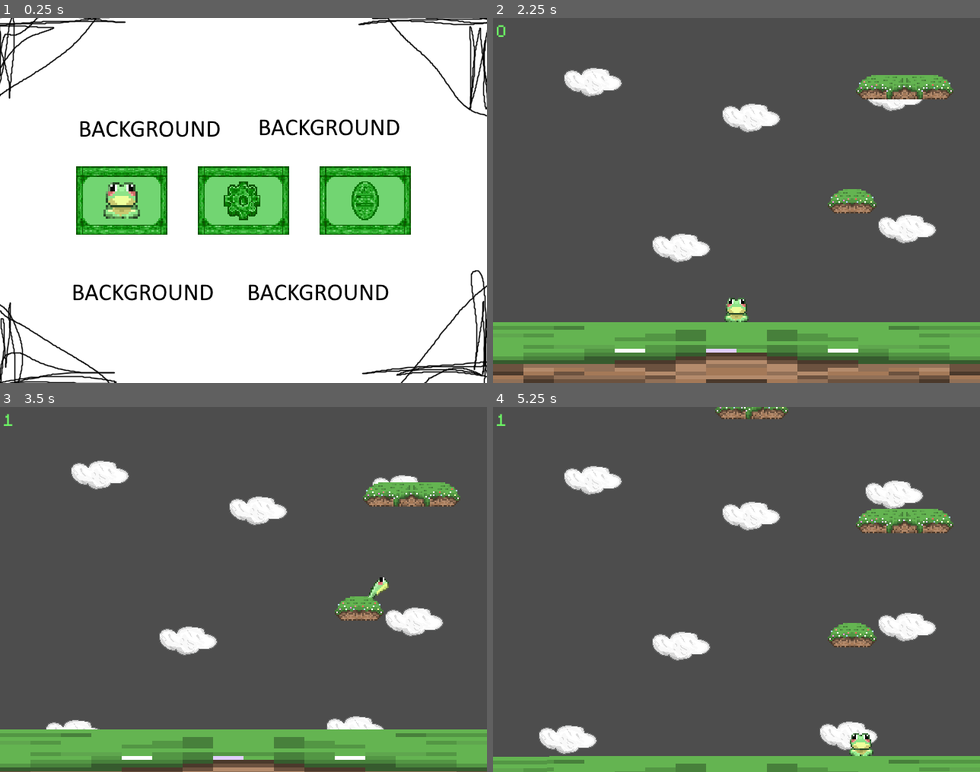
Above: before the commit, frames 1-4 (two rows, left to right).
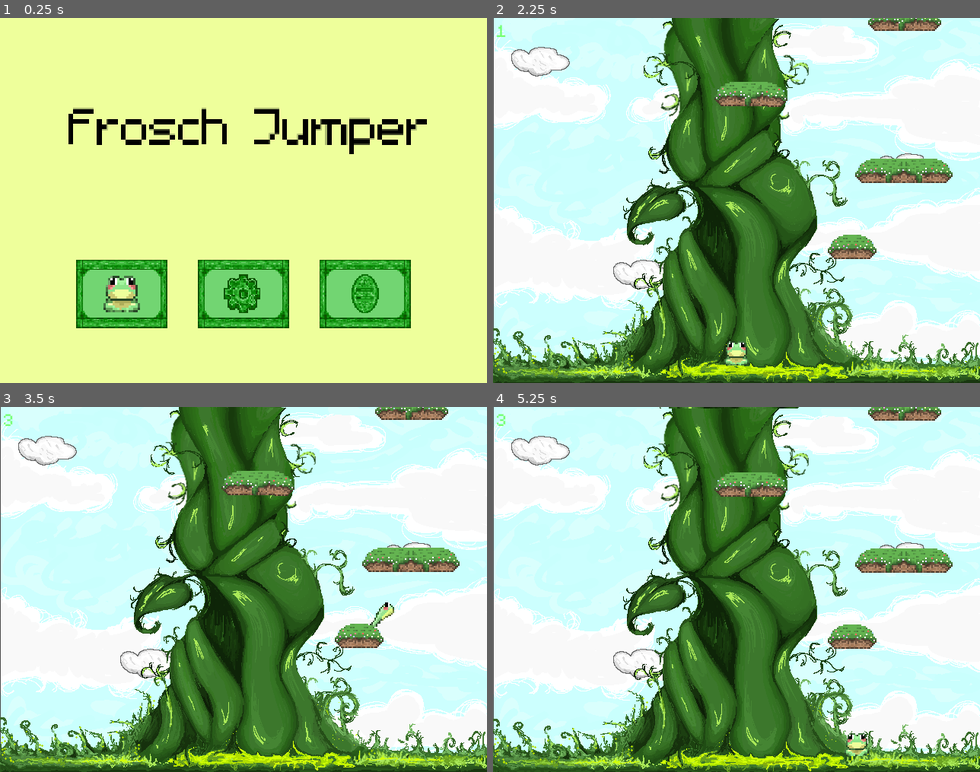
Above: after the commit, the same moments.

Repository: Katlicia/SpringGameJam
Game: Godot game, scene res://scenes/main_menu.tscn
The game is run twice, just before and just after one commit, with the same random seed, the same clock (stepped at 60 frames per second) and the same inputs.
Inputs (mouse positions are in pixels of both pictures, inside the frame that each line leads up to; where the layout moved, square brackets give the same spot in the first picture):
- Up to frame 1 (0.25 s): no input
- Up to frame 2 (2.25 s): click (736, 295) [736, 200] at 0.5 s; click (736, 233) at 1.25 s; click (614, 295) [614, 200] at 2 s
- Up to frame 3 (3.5 s): hold D (right) from 2.78 s (still down); tap Space (jump) at 3.02 s
- Up to frame 4 (5.25 s): tap Space (jump) at 3.77 s; release D (right) at 4.28 s; hold A (left) 4.28-5.03 s; hold D (right) from 5.03 s (still down)

The runs differ from the first frame. In frame 1, 100% of the frame differs, in the area x 0-100%, y 0-100%; in frame 2, 98%; in frame 3, 98%; in frame 4, 98%.

Commit message:
parallax bug fix

Diff:
--- a/scenes/main_menu.tscn
+++ b/scenes/main_menu.tscn
@@ -1,13 +1,14 @@
-[gd_scene load_steps=9 format=3 uid="uid://b6jpprck2w6wo"]
+[gd_scene load_steps=10 format=3 uid="uid://b6jpprck2w6wo"]
 
 [ext_resource type="Script" uid="uid://clbxrjeg5f6nt" path="res://scripts/main_menu.gd" id="1_l6cm7"]
-[ext_resource type="Texture2D" uid="uid://kcgel6wusep4" path="res://assets/sprites/backgroundph.png" id="2_8ln24"]
+[ext_resource type="Texture2D" uid="uid://gkpwhw37dc6m" path="res://assets/sprites/background.png" id="2_jk1qb"]
 [ext_resource type="Texture2D" uid="uid://wf0io0tw2fv4" path="res://assets/sprites/play-button.png" id="3_rtw2f"]
 [ext_resource type="Texture2D" uid="uid://5pq0a32h4tcc" path="res://assets/sprites/play-button-hover.png" id="4_oa1go"]
 [ext_resource type="Texture2D" uid="uid://b1ipu8h77iea4" path="res://assets/sprites/settings-button.png" id="5_tbmy8"]
 [ext_resource type="Texture2D" uid="uid://i03bj7b2c6ug" path="res://assets/sprites/settings-button-hover.png" id="6_jk1qb"]
 [ext_resource type="Texture2D" uid="uid://bysqse3fhst2p" path="res://assets/sprites/quit-button.png" id="7_tbmy8"]
 [ext_resource type="Texture2D" uid="uid://dvi0dn0q1p4a7" path="res://assets/sprites/quit-button-hover2.png" id="8_tbmy8"]
+[ext_resource type="FontFile" uid="uid://cnggdldwpmon7" path="res://assets/m5x7.ttf" id="9_5dd4i"]
 
 [node name="MainMenu" type="Control"]
 layout_mode = 3
@@ -23,47 +24,55 @@
 layout_mode = 0
 offset_right = 640.0
 offset_bottom = 480.0
-texture = ExtResource("2_8ln24")
+texture = ExtResource("2_jk1qb")
 
-[node name="StartButton" type="TextureButton" parent="."]
+[node name="Node2D" type="Node2D" parent="."]
+position = Vector2(100, 318)
+
+[node name="StartButton" type="TextureButton" parent="Node2D"]
 z_index = 1
 texture_filter = 1
-layout_mode = 0
-offset_left = 100.0
-offset_top = 195.0
-offset_right = 220.0
-offset_bottom = 285.0
+offset_right = 120.0
+offset_bottom = 90.0
 texture_normal = ExtResource("3_rtw2f")
 texture_hover = ExtResource("4_oa1go")
 ignore_texture_size = true
 stretch_mode = 0
 
-[node name="OptionsButton" type="TextureButton" parent="."]
+[node name="OptionsButton" type="TextureButton" parent="Node2D"]
 z_index = 1
 texture_filter = 1
-layout_mode = 0
-offset_left = 260.0
-offset_top = 195.0
-offset_right = 380.0
-offset_bottom = 285.0
+offset_left = 160.0
+offset_right = 280.0
+offset_bottom = 90.0
 texture_normal = ExtResource("5_tbmy8")
 texture_hover = ExtResource("6_jk1qb")
 ignore_texture_size = true
 stretch_mode = 0
 
-[node name="ExitButton" type="TextureButton" parent="."]
+[node name="ExitButton" type="TextureButton" parent="Node2D"]
 z_index = 1
 texture_filter = 1
-layout_mode = 0
-offset_left = 420.0
-offset_top = 195.0
-offset_right = 540.0
-offset_bottom = 285.0
+offset_left = 320.0
+offset_right = 440.0
+offset_bottom = 90.0
 texture_normal = ExtResource("7_tbmy8")
 texture_hover = ExtResource("8_tbmy8")
 ignore_texture_size = true
 stretch_mode = 0
 
-[connection signal="pressed" from="StartButton" to="." method="_on_start_button_pressed"]
-[connection signal="pressed" from="OptionsButton" to="." method="_on_options_button_pressed"]
-[connection signal="pressed" from="ExitButton" to="." method="_on_exit_button_pressed"]
+[node name="Label" type="Label" parent="."]
+layout_mode = 1
+offset_left = 90.0
+offset_top = 100.0
+offset_right = 9590.0
+offset_bottom = 1683.33
+scale = Vector2(0.05, 0.05)
+theme_override_colors/font_color = Color(0, 0, 0, 1)
+theme_override_fonts/font = ExtResource("9_5dd4i")
+theme_override_font_sizes/font_size = 2000
+text = "Frosch Jumper"
+
+[connection signal="pressed" from="Node2D/StartButton" to="." method="_on_start_button_pressed"]
+[connection signal="pressed" from="Node2D/OptionsButton" to="." method="_on_options_button_pressed"]
+[connection signal="pressed" from="Node2D/ExitButton" to="." method="_on_exit_button_pressed"]
--- /dev/null
+++ b/scenes/node_2d.gd
@@ -0,0 +1,11 @@
+extends Node2D
+
+
+# Called when the node enters the scene tree for the first time.
+func _ready() -> void:
+	pass # Replace with function body.
+
+
+# Called every frame. 'delta' is the elapsed time since the previous frame.
+func _process(delta: float) -> void:
+	global_position.x -= 0.003
--- a/scenes/parallax.tscn
+++ b/scenes/parallax.tscn
@@ -1,50 +1,66 @@
-[gd_scene load_steps=2 format=3 uid="uid://doro10kjyjfw6"]
+[gd_scene load_steps=7 format=3 uid="uid://doro10kjyjfw6"]
 
+[ext_resource type="Script" uid="uid://brd8ma2apdun1" path="res://scenes/node_2d.gd" id="1_m2aw8"]
 [ext_resource type="Texture2D" uid="uid://cm5i2c6sb2s14" path="res://assets/sprites/cloud.png" id="1_x4emh"]
+[ext_resource type="Script" uid="uid://1mx46v1r2lqa" path="res://scenes/parallax_layer_2.gd" id="3_dgjee"]
+[ext_resource type="Texture2D" uid="uid://dbdmrb8vxmb07" path="res://assets/sprites/moon.png" id="3_m6okp"]
+[ext_resource type="Texture2D" uid="uid://civbj62x732hp" path="res://assets/sprites/bg.png" id="5_quimm"]
+[ext_resource type="Texture2D" uid="uid://wbboqcigl5vd" path="res://assets/sprites/tree-body.png" id="6_yvlf7"]
 
 [node name="Parallax" type="Node2D"]
 
 [node name="ParallaxBackground" type="ParallaxBackground" parent="."]
 
+[node name="ParallaxLayer3" type="ParallaxLayer" parent="ParallaxBackground"]
+motion_mirroring = Vector2(0, 480)
+
+[node name="Sprite2D" type="Sprite2D" parent="ParallaxBackground/ParallaxLayer3"]
+position = Vector2(320, 240)
+texture = ExtResource("5_quimm")
+
 [node name="ParallaxLayer" type="ParallaxLayer" parent="ParallaxBackground"]
 motion_scale = Vector2(0.2, 0.2)
+motion_mirroring = Vector2(0, 960)
+
+[node name="Node2D" type="Node2D" parent="ParallaxBackground/ParallaxLayer"]
+script = ExtResource("1_m2aw8")
+
+[node name="Sprite2D" type="Sprite2D" parent="ParallaxBackground/ParallaxLayer/Node2D"]
+position = Vector2(61, 51)
+texture = ExtResource("1_x4emh")
+
+[node name="Sprite2D2" type="Sprite2D" parent="ParallaxBackground/ParallaxLayer/Node2D"]
+position = Vector2(543, 191)
+texture = ExtResource("1_x4emh")
+
+[node name="Sprite2D3" type="Sprite2D" parent="ParallaxBackground/ParallaxLayer/Node2D"]
+position = Vector2(195, 331)
+texture = ExtResource("1_x4emh")
+
+[node name="Sprite2D4" type="Sprite2D" parent="ParallaxBackground/ParallaxLayer/Node2D"]
+position = Vector2(249, 577)
+texture = ExtResource("1_x4emh")
+
+[node name="Sprite2D5" type="Sprite2D" parent="ParallaxBackground/ParallaxLayer/Node2D"]
+position = Vector2(504, 721)
+texture = ExtResource("1_x4emh")
+
+[node name="Sprite2D6" type="Sprite2D" parent="ParallaxBackground/ParallaxLayer/Node2D"]
+position = Vector2(353, 852)
+texture = ExtResource("1_x4emh")
+
+[node name="ParallaxLayer2" type="ParallaxLayer" parent="ParallaxBackground"]
+visible = false
+motion_scale = Vector2(0.01, 0.01)
+script = ExtResource("3_dgjee")
+
+[node name="Sprite2D" type="Sprite2D" parent="ParallaxBackground/ParallaxLayer2"]
+position = Vector2(50, 45)
+texture = ExtResource("3_m6okp")
+
+[node name="ParallaxLayer4" type="ParallaxLayer" parent="ParallaxBackground"]
 motion_mirroring = Vector2(0, 480)
 
-[node name="Sprite2D" type="Sprite2D" parent="ParallaxBackground/ParallaxLayer"]
-position = Vector2(90, 40)
-texture = ExtResource("1_x4emh")
+[node name="Sprite2D" type="Sprite2D" parent="ParallaxBackground/ParallaxLayer4"]
+texture = ExtResource("6_yvlf7")
 centered = false
-
-[node name="Sprite2D6" type="Sprite2D" parent="ParallaxBackground/ParallaxLayer"]
-position = Vector2(426, 376)
-texture = ExtResource("1_x4emh")
-centered = false
-
-[node name="Sprite2D7" type="Sprite2D" parent="ParallaxBackground/ParallaxLayer"]
-position = Vector2(57, 381)
-texture = ExtResource("1_x4emh")
-centered = false
-
-[node name="Sprite2D5" type="Sprite2D" parent="ParallaxBackground/ParallaxLayer"]
-position = Vector2(503, 233)
-texture = ExtResource("1_x4emh")
-centered = false
-
-[node name="Sprite2D2" type="Sprite2D" parent="ParallaxBackground/ParallaxLayer"]
-position = Vector2(298, 87)
-texture = ExtResource("1_x4emh")
-centered = false
-
-[node name="Sprite2D3" type="Sprite2D" parent="ParallaxBackground/ParallaxLayer"]
-position = Vector2(206, 258)
-texture = ExtResource("1_x4emh")
-centered = false
-
-[node name="Sprite2D4" type="Sprite2D" parent="ParallaxBackground/ParallaxLayer"]
-position = Vector2(486, 59)
-texture = ExtResource("1_x4emh")
-centered = false
-
-[node name="ParallaxLayer2" type="ParallaxLayer" parent="ParallaxBackground"]
-
-[node name="Sprite2D" type="Sprite2D" parent="ParallaxBackground/ParallaxLayer2"]
--- /dev/null
+++ b/scenes/parallax_layer_2.gd
@@ -0,0 +1,14 @@
+extends ParallaxLayer
+
+
+# Called when the node enters the scene tree for the first time.
+func _ready() -> void:
+	pass # Replace with function body.
+
+
+# Called every frame. 'delta' is the elapsed time since the previous frame.
+func _process(delta: float) -> void:
+	if visible:
+		motion_scale = Vector2(0.01, 0.01)
+	else:
+		motion_scale = Vector2(0.0, 0.0)
--- a/scenes/test.tscn
+++ b/scenes/test.tscn
@@ -13,6 +13,10 @@
 [ext_resource type="LabelSettings" uid="uid://b7ued43vxy6v4" path="res://assets/OptionsLabelSettings.tres" id="12_44saj"]
 [ext_resource type="AudioStream" uid="uid://dt2p13x7fg2ii" path="res://assets/sound/music.mp3" id="12_ghpyy"]
 [ext_resource type="PackedScene" uid="uid://doro10kjyjfw6" path="res://scenes/parallax.tscn" id="13_44saj"]
+[ext_resource type="Texture2D" uid="uid://0buxkedtnf45" path="res://assets/sprites/base_tree.png" id="14_7mbro"]
+
+[sub_resource type="RectangleShape2D" id="RectangleShape2D_7mbro"]
+size = Vector2(656.981, 22.9903)
 
 [node name="Test" type="Node2D"]
 rotation = 0.00138762
@@ -26,8 +30,12 @@
 large_ice_scene = ExtResource("8_44saj")
 player = NodePath("Player")
 
+[node name="Sprite2D" type="Sprite2D" parent="."]
+position = Vector2(320, 240)
+texture = ExtResource("14_7mbro")
+
 [node name="Player" parent="." instance=ExtResource("1_errlg")]
-position = Vector2(319.477, 343.557)
+position = Vector2(320, 439.557)
 rotation = -0.00911869
 jump_height = 200.0
 jump_time_to_peak = 0.8
@@ -48,10 +56,13 @@
 offset_bottom = -210.229
 text = "10"
 label_settings = ExtResource("12_44saj")
+metadata/_edit_use_anchors_ = true
 
-[node name="Platform" parent="." instance=ExtResource("6_at5dv")]
-position = Vector2(319.555, 399.557)
-rotation = -0.00191138
-scale = Vector2(40, 5)
+[node name="StaticBody2D" type="StaticBody2D" parent="."]
+position = Vector2(317.648, 466.56)
+
+[node name="CollisionShape2D" type="CollisionShape2D" parent="StaticBody2D"]
+position = Vector2(7.50903, 1.49515)
+shape = SubResource("RectangleShape2D_7mbro")
 
 [node name="Parallax" parent="." instance=ExtResource("13_44saj")]
--- a/scripts/camera_2d.gd
+++ b/scripts/camera_2d.gd
@@ -9,7 +9,7 @@
 func _ready():
 	fixed_x_position = target.global_position.x
 	res = get_viewport().get_visible_rect().size
-	global_position.y = 200
+	global_position.y = 240
 
 func _process(delta):
 	if target:
--- a/scripts/player.gd
+++ b/scripts/player.gd
@@ -1,7 +1,7 @@
 extends CharacterBody2D
 
 
-const SPEED = 250.0
+const SPEED = 260.0
 const JUMP_VELOCITY = -700.0
 
 @onready var sfx_frog: AudioStreamPlayer2D = $AudioStreamPlayer2D
--- a/scripts/test.gd
+++ b/scripts/test.gd
@@ -10,15 +10,16 @@
 @export var large_ice_scene : PackedScene
 
 @export var spawn_range_x : Vector2 = Vector2(100, 540)
-@export var spawn_distance_y : float = 150.0
+@export var spawn_distance_y : float = 100.0
 @export var max_x_distance : float = 400.0
 @export var min_x_distance : float = 150.0
 @export var player : NodePath
 @export var platform_margin_below : float = 300.0
 
 @onready var label_node = $Camera2D/Label
+@onready var parallax_node = $Parallax
 
-var last_spawn_y = 350
+var last_spawn_y = 400
 var last_spawn_x = 320
 var platforms = []
 var scenes = []
@@ -46,6 +47,7 @@
 	music.play()
 
 func _process(delta):
+	check_platform_num()
 	var player_node = get_node(player)
 	var player_y = player_node.global_position.y
 
@@ -61,8 +63,7 @@
 		platforms.erase(platform)
 		platform.queue_free()
 
-	if !change_platform:
-		check_platform_num()
+	if change_platform:
 		index_begin = 3
 		index_last = 5
 
@@ -91,8 +92,9 @@
 
 
 func check_platform_num():
-	if platform_counter >= 200:
+	if platform_counter >= 100:
 		change_platform = true
+		parallax_node.get_node("ParallaxBackground/ParallaxLayer2").visible = true
 		return true
 
 func update_point():
Binary file added: assets/sprites/background.png
Not shown, added: assets/sprites/background.png.import
Binary file added: assets/sprites/base_tree.png
Not shown, added: assets/sprites/base_tree.png.import
Binary file added: assets/sprites/bg.png
Not shown, added: assets/sprites/bg.png.import
Binary file added: assets/sprites/moon.png
Not shown, added: assets/sprites/moon.png.import
Binary file added: assets/sprites/tree-body.png
Not shown, added: assets/sprites/tree-body.png.import
Binary file added: assets/sprites/tree.png
Not shown, added: assets/sprites/tree.png.import
(and 23 more such lines)
